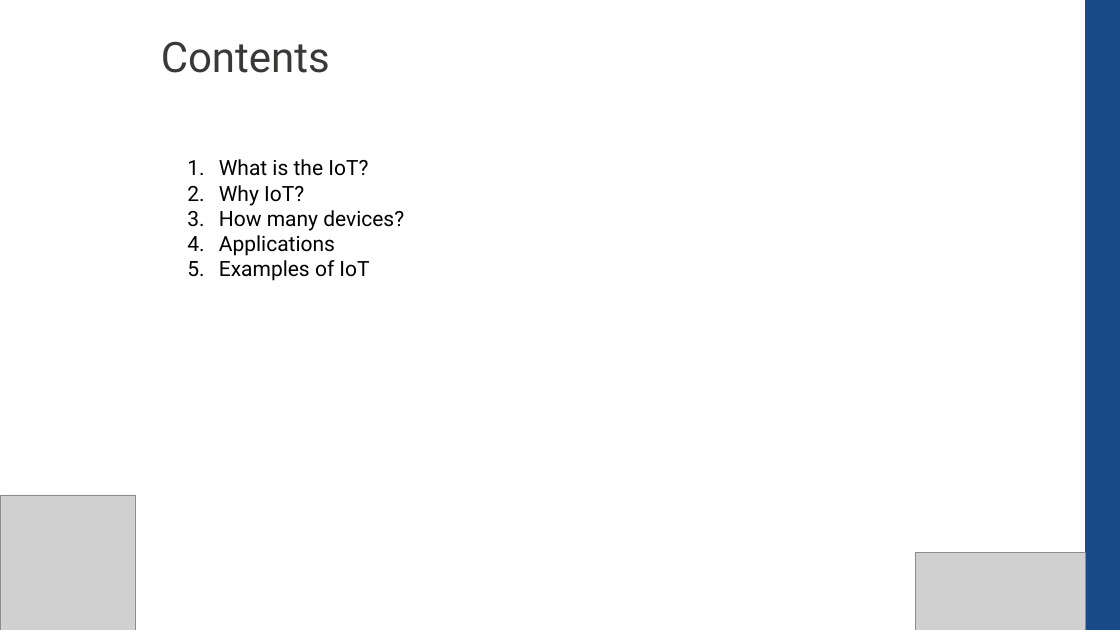
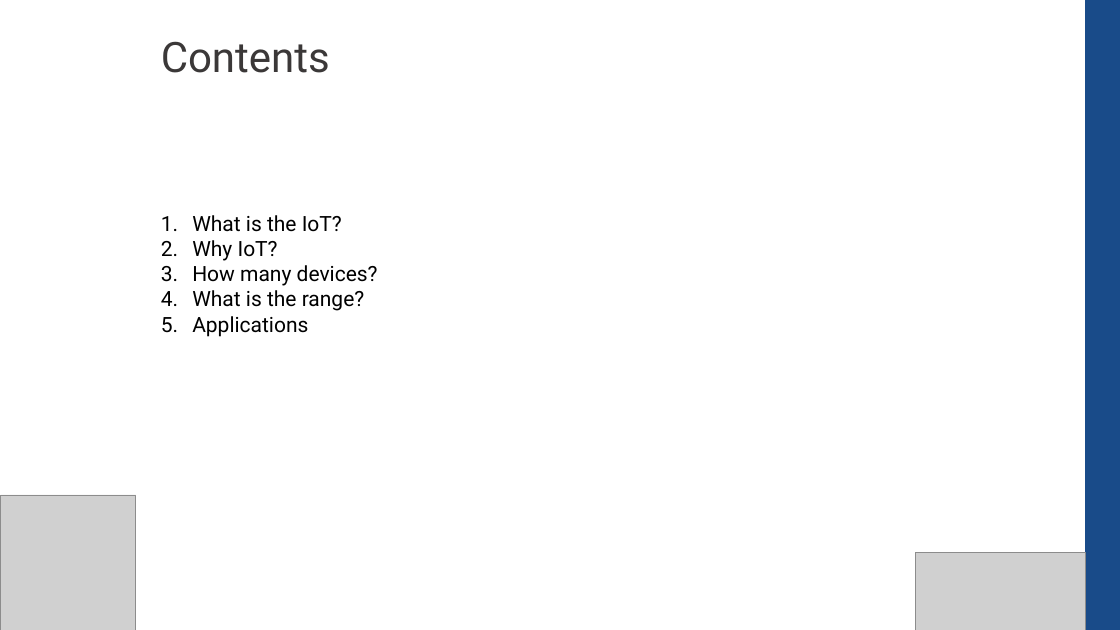
Before and after one commit to CompEng0001/IoT-and-Our-Schools-Environments-for-Education, a slide deck: slide 2 of Lessons/Introduction.pptx. Drawn at 1120x630 pixels with LibreOffice and Linux fonts; fonts in the diff are those of the drawing; grey boxes stand for pictures. Boxes give left, top, right and bottom in pixels: in the first picture for what was removed or moved away, otherwise in the second. Text is boxed around its words. In the diff, an @@ line names an element or a change of style, - is before the commit and + after.

```diff
--- a/Lessons/Introduction.pptx
+++ b/Lessons/Introduction.pptx
@@ text "What is the IoT?": place and size @@
-text "What is the IoT?" at <box>219,159,404,281</box>
+text "What is the IoT?" at <box>192,215,378,337</box>
@@ text at <box>219,260,369,281</box>: paragraph removed @@
-5. Examples of IoT
@@ text at <box>192,290,365,311</box>: paragraph added @@
+4. What is the range?
```
Also in this commit, not shown: 4 other slides changed.
